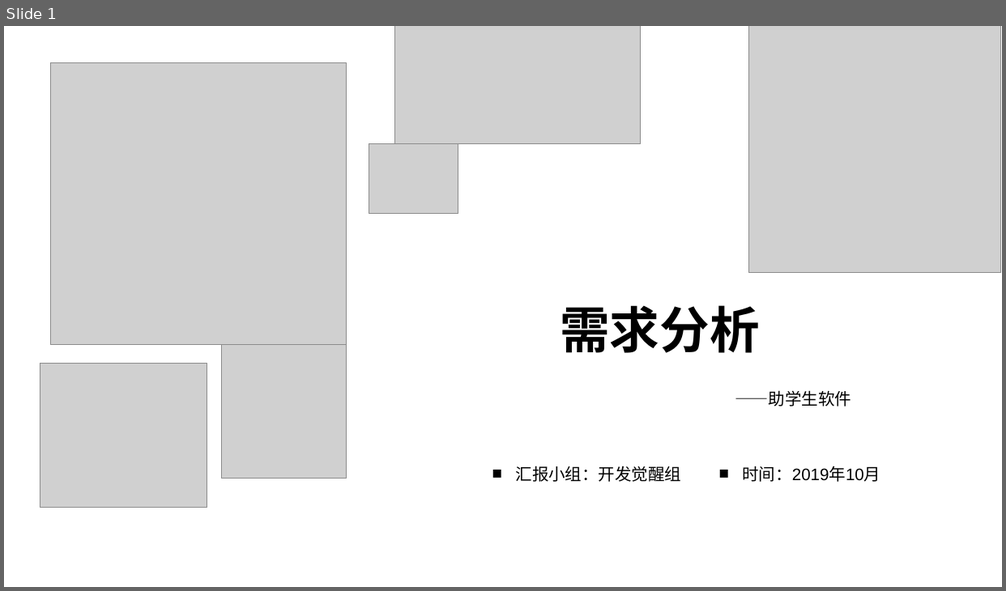
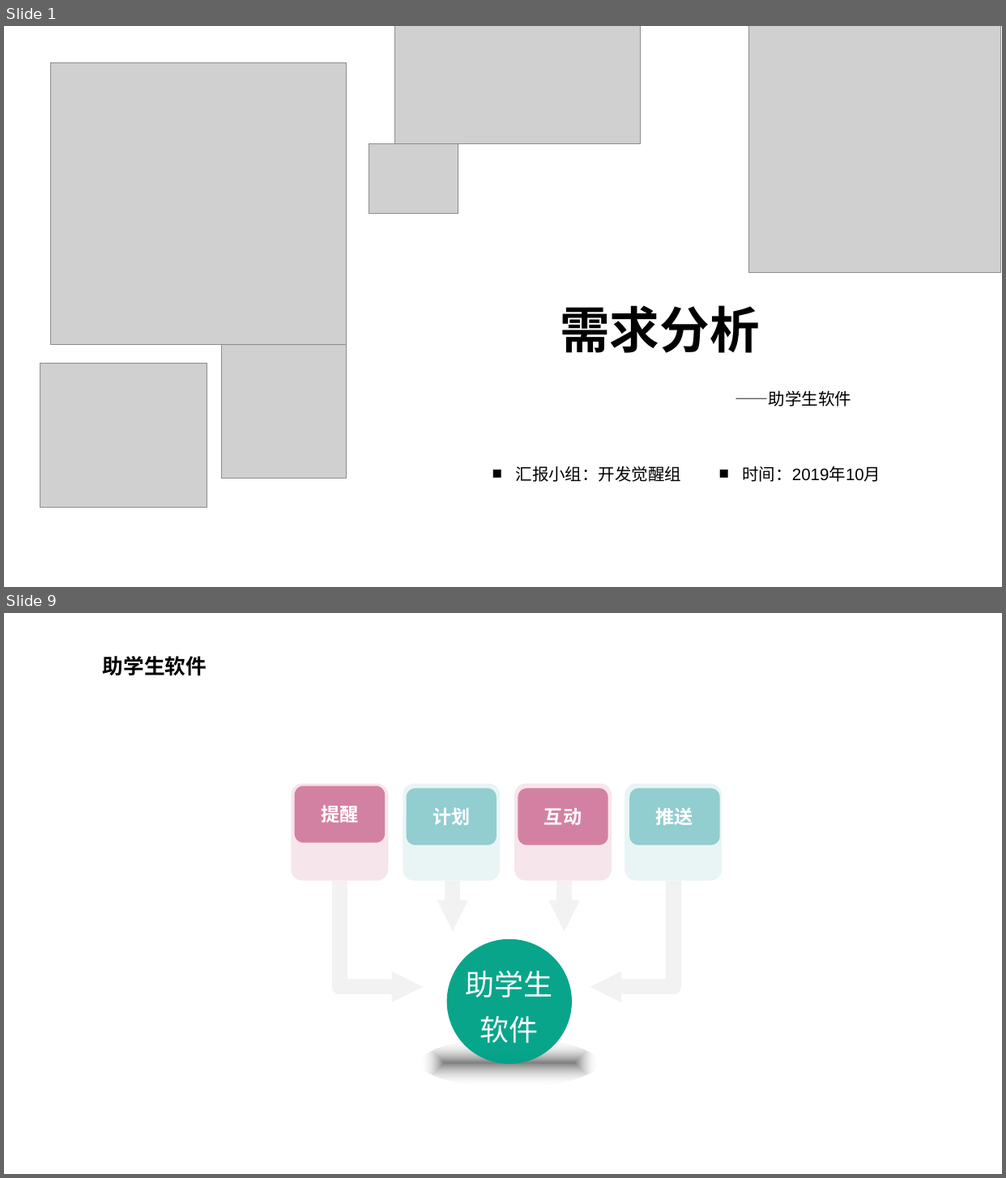
Before and after one commit to SoftwareDevelopmentPractice/DevolopingDocuments, a slide deck: 项目文档/需求分析.pptx. Shown one above the other, each under a label of ours: slide 1 before the commit, slides 1 and 9 after it; the slides between them are not shown. The pictures are 1006x591 and 1006x1178 pixels, drawn with LibreOffice and Linux fonts; fonts in the diff are those of the drawing; grey boxes stand for pictures; background and template pictures are left out. Boxes give left, top, right and bottom in pixels: in the first picture for what was removed or moved away, otherwise in the second. Text is boxed around its words. In the diff, an @@ line names an element or a change of style, - is before the commit and + after.

```diff
--- a/项目文档/需求分析.pptx
+++ b/项目文档/需求分析.pptx
@@ slide 9 added at [4, 613, 1002, 1174], background picture (left out) @@
@@ text added at [103, 656, 206, 676], 20 pt, text #000000, bold @@
+助学生软件
@@ rounded rectangle added at [292, 784, 389, 881], fill #F6E6EC @@
@@ rounded rectangle added at [295, 786, 385, 843], fill #D381A2, 18 pt, text #FFFFFF, bold @@
+提醒
@@ rounded rectangle added at [403, 784, 501, 881], fill #E9F5F5 @@
@@ rounded rectangle added at [407, 788, 496, 845], fill #92CDCF, 18 pt, text #FFFFFF, bold @@
+计划
@@ rounded rectangle added at [514, 784, 612, 881], fill #F6E6EC @@
@@ rounded rectangle added at [518, 788, 608, 845], fill #D381A2, 18 pt, text #FFFFFF, bold @@
+互动
@@ rounded rectangle added at [624, 784, 722, 881], fill #E9F5F5 @@
@@ rounded rectangle added at [630, 788, 720, 845], fill #92CDCF, 18 pt, text #FFFFFF, bold @@
+推送
@@ freeform shape added at [339, 881, 423, 987], outline #F2F2F2 15 pt @@
@@ arrow added from (453, 881) to (453, 932), #F2F2F2 15 pt @@
@@ arrow added from (565, 881) to (565, 932), #F2F2F2 15 pt @@
@@ freeform shape added at [590, 881, 673, 987], outline #F2F2F2 15 pt @@
@@ ellipse added at [447, 939, 572, 1064], fill #00A388 at 97% opacity, 28 pt, text #FFFFFF @@
+助学生软件
@@ ellipse added at [421, 1040, 598, 1087], fill gradient #808080 to #FFFFFF @@
```
Also in this commit, not shown: 18 slides changed, 5 other slides added, 6 slides removed, 2 other files.
